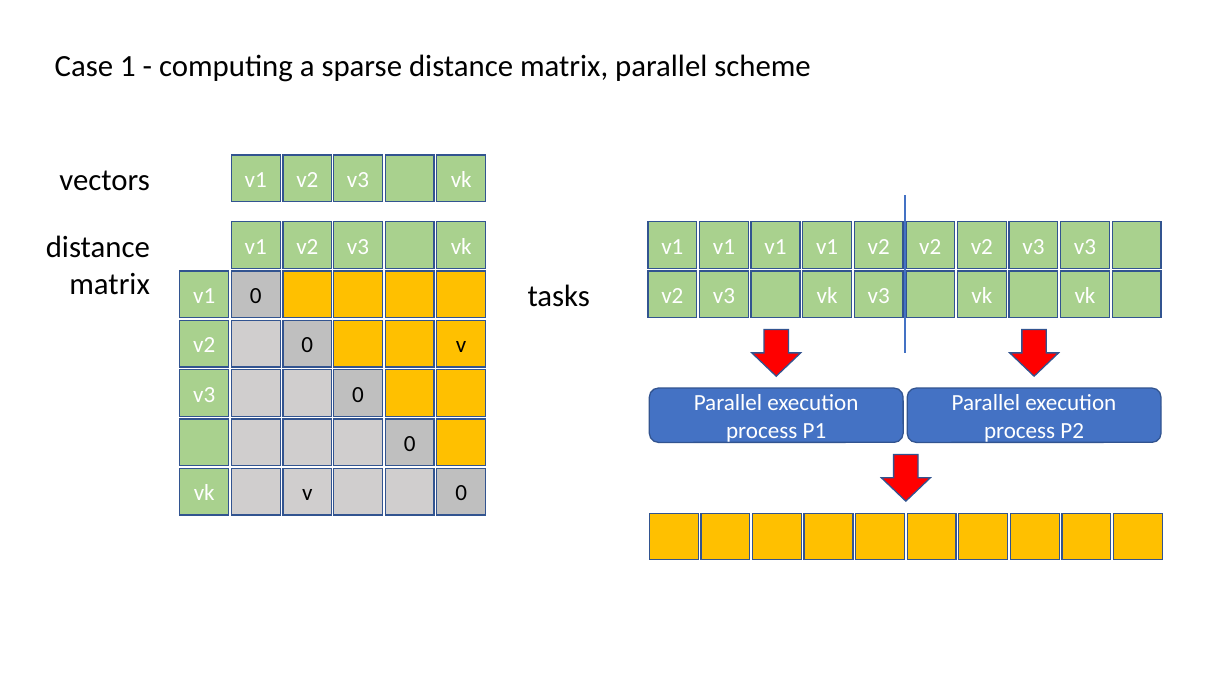
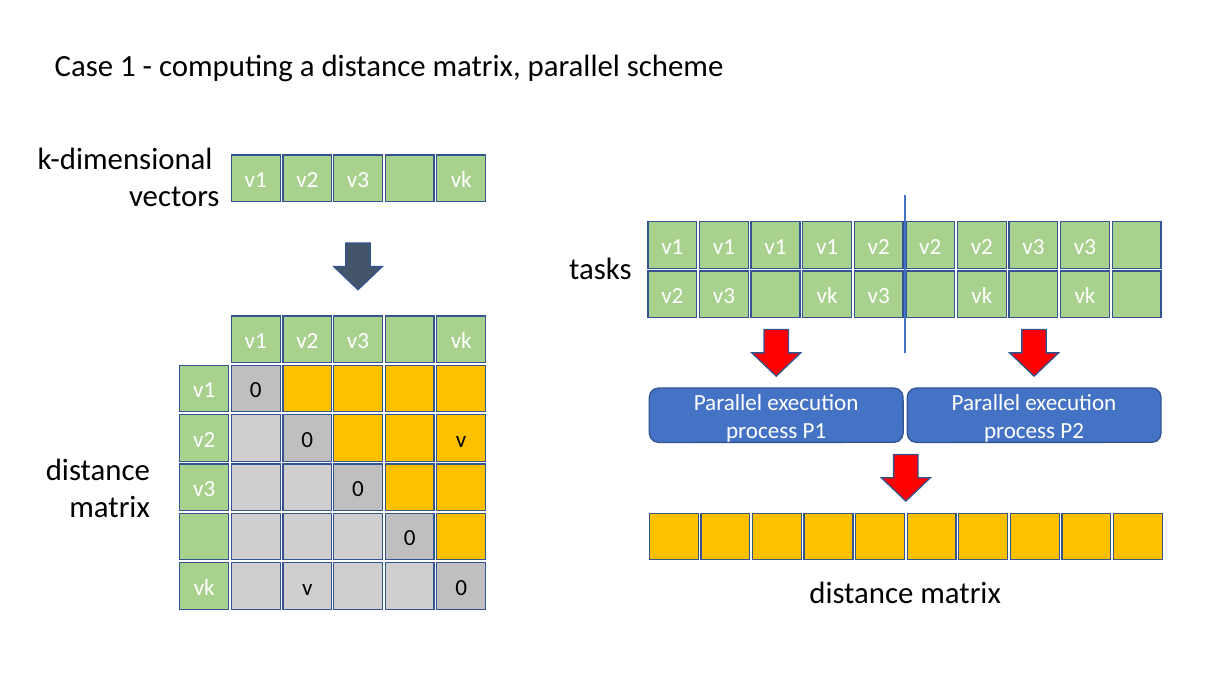
Before and after one commit to andreplima/BoT-in-Python, a slide deck: slide 5 of BoT in Python.pptx. Drawn at 1232x693 pixels with LibreOffice and Linux fonts; fonts in the diff are those of the drawing. Boxes give left, top, right and bottom in pixels: in the first picture for what was removed or moved away, otherwise in the second. Text is boxed around its words. In the diff, an @@ line names an element or a change of style, - is before the commit and + after.

```diff
--- a/BoT in Python.pptx
+++ b/BoT in Python.pptx
@@ text at bbox=[55, 54, 723, 82]: text changed @@
-Case 1 - computing a sparse distance matrix, parallel scheme
+Case 1 - computing a distance matrix, parallel scheme
@@ text at bbox=[38, 147, 219, 207]: text changed @@
-vectors
+k-dimensional vectors
@@ rectangle removed at bbox=[385, 222, 434, 268] @@
@@ down arrow added at bbox=[334, 243, 383, 289], fill #44546A, outline #325491 1 pt @@
@@ text "tasks": place and size @@
-text "tasks" at bbox=[528, 284, 590, 307]
+text "tasks" at bbox=[569, 257, 631, 280]
@@ rectangle removed at bbox=[437, 271, 486, 317] @@
@@ rectangle "v1": place and size @@
-rectangle "v1" at bbox=[180, 271, 229, 317]
+rectangle "v1" at bbox=[231, 316, 280, 362]
@@ rectangle "v2": place and size @@
-rectangle "v2" at bbox=[180, 321, 229, 367]
+rectangle "v2" at bbox=[283, 316, 332, 362]
@@ 7 rectangles: place and size @@
-7 rectangles at bbox=[231, 321, 486, 515]
+7 rectangles at bbox=[231, 316, 486, 510]
@@ rectangle at bbox=[385, 316, 434, 362]: fill #FFC000 to #A9D18E @@
@@ rectangle "v1": place and size @@
-rectangle "v1" at bbox=[231, 222, 280, 268]
+rectangle "v1" at bbox=[180, 365, 229, 411]
@@ rectangle "0": place and size @@
-rectangle "0" at bbox=[334, 370, 383, 416]
+rectangle "0" at bbox=[231, 365, 280, 411]
@@ rectangle at bbox=[283, 365, 332, 411]: fill #D0CECE to #FFC000 @@
@@ rectangle: place and size @@
-rectangle at bbox=[334, 321, 383, 367]
+rectangle at bbox=[334, 365, 383, 411]
@@ rectangle "v2": place and size @@
-rectangle "v2" at bbox=[283, 222, 332, 268]
+rectangle "v2" at bbox=[180, 415, 229, 461]
@@ rectangle "0": place and size @@
-rectangle "0" at bbox=[385, 420, 434, 466]
+rectangle "0" at bbox=[283, 415, 332, 461]
@@ rectangle at bbox=[334, 415, 383, 461]: fill #D0CECE to #FFC000 @@
@@ rectangle: place and size @@
-rectangle at bbox=[437, 420, 486, 466]
+rectangle at bbox=[385, 415, 434, 461]
@@ text "distance matrix": place and size @@
-text "distance matrix" at bbox=[46, 235, 150, 295]
+text "distance matrix" at bbox=[46, 458, 150, 518]
@@ rectangle: place and size @@
-rectangle at bbox=[334, 469, 383, 515]
+rectangle at bbox=[283, 464, 332, 510]
@@ rectangle "0": place and size @@
-rectangle "0" at bbox=[437, 469, 486, 515]
+rectangle "0" at bbox=[334, 464, 383, 510]
@@ rectangle: place and size @@
-rectangle at bbox=[283, 271, 332, 317]
+rectangle at bbox=[385, 464, 434, 510]
@@ rectangle: place and size @@
-rectangle at bbox=[334, 271, 383, 317]
+rectangle at bbox=[437, 464, 486, 510]
@@ rectangle: place and size @@
-rectangle at bbox=[231, 370, 280, 416]
+rectangle at bbox=[231, 513, 280, 559]
@@ 8 rectangles: place and size @@
-8 rectangles at bbox=[180, 222, 486, 515]
+8 rectangles at bbox=[180, 316, 486, 609]
@@ rectangle: place and size @@
-rectangle at bbox=[385, 469, 434, 515]
+rectangle at bbox=[334, 513, 383, 559]
@@ rectangle "0": place and size @@
-rectangle "0" at bbox=[231, 271, 280, 317]
+rectangle "0" at bbox=[385, 513, 434, 559]
@@ rectangle: place and size @@
-rectangle at bbox=[385, 271, 434, 317]
+rectangle at bbox=[437, 513, 486, 559]
@@ rectangle: place and size @@
-rectangle at bbox=[231, 321, 280, 367]
+rectangle at bbox=[231, 563, 280, 609]
@@ rectangle added at bbox=[334, 563, 383, 609], fill #D0CECE, outline #325491 1 pt @@
@@ rectangle added at bbox=[385, 563, 434, 609], fill #D0CECE, outline #325491 1 pt @@
@@ rectangle "0": place and size @@
-rectangle "0" at bbox=[283, 321, 332, 367]
+rectangle "0" at bbox=[437, 563, 486, 609]
@@ text added at bbox=[809, 581, 1000, 604], 24 pt, text #000000 @@
+distance matrix
```
Also in this commit, not shown: 5 other slides changed, 1 slide added.
